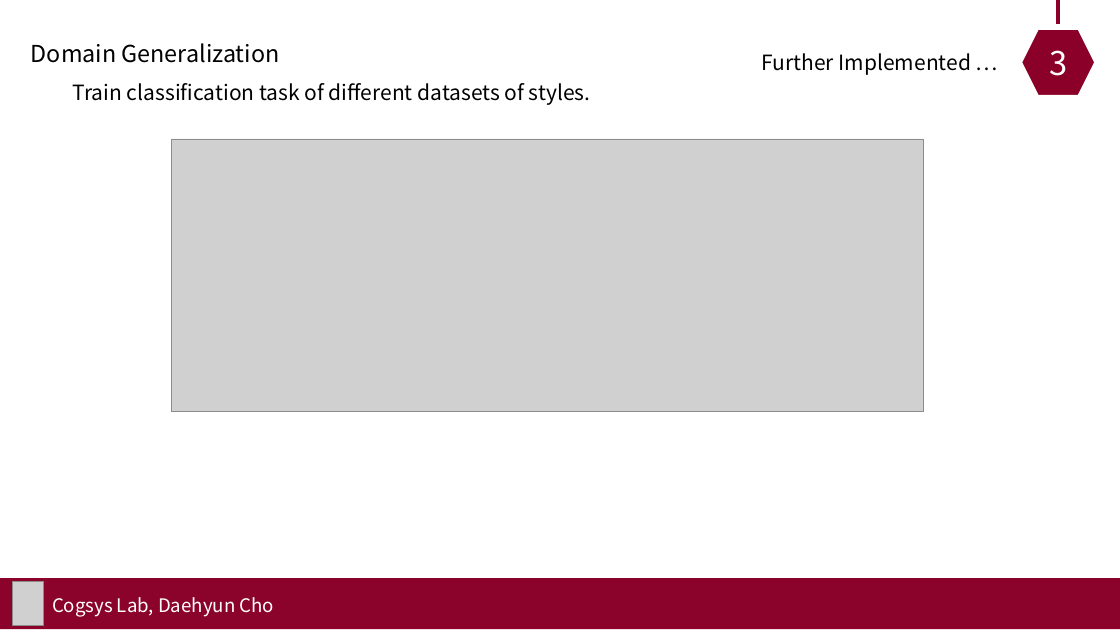
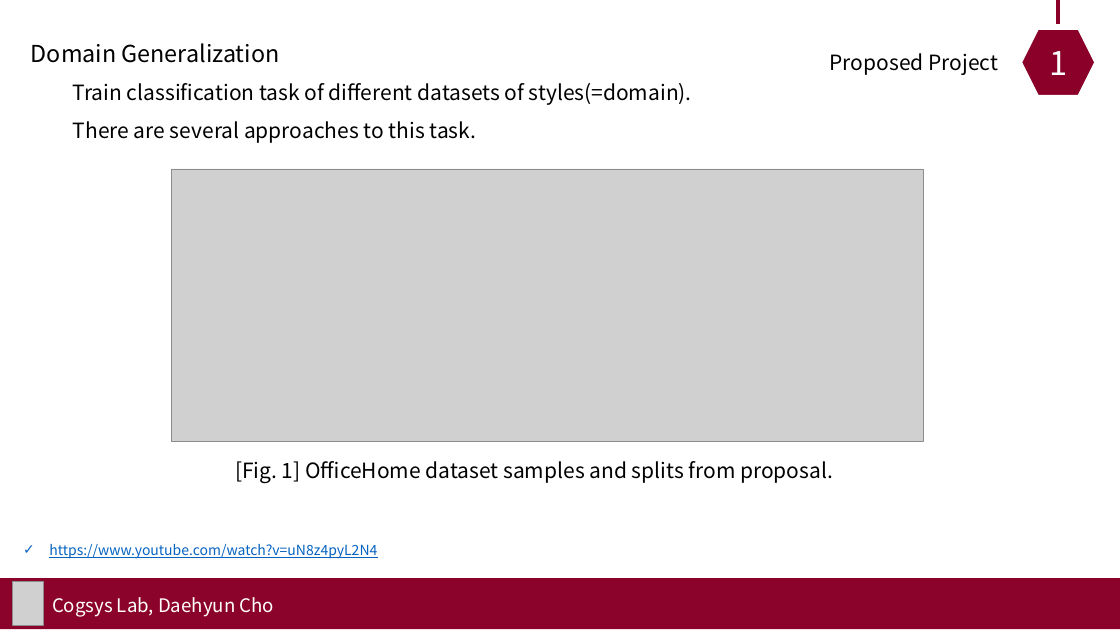
Before and after one commit to 1pha/DomainGeneralization, a slide deck: slide 3 of assets/Project2 Result.pptx. Drawn at 1120x630 pixels with LibreOffice and Linux fonts; fonts in the diff are those of the drawing; grey boxes stand for pictures. Boxes give left, top, right and bottom in pixels: in the first picture for what was removed or moved away, otherwise in the second. Text is boxed around its words. In the diff, an @@ line names an element or a change of style, - is before the commit and + after.

```diff
--- a/assets/Project2 Result.pptx
+++ b/assets/Project2 Result.pptx
@@ text at (x1=830, y1=53, x2=998, y2=75): text changed @@
-Further Implemented …
+Proposed Project
@@ text in hexagon at (x1=1049, y1=51, x2=1067, y2=75): text changed @@
-3
+1
@@ text at (x1=73, y1=83, x2=692, y2=143): text changed @@
-  Train classification task of different datasets of styles.
+  Train classification task of different datasets of styles(=domain).
+  There are several approaches to this task.
@@ picture moved from (x1=171, y1=139, x2=923, y2=412) to (x1=171, y1=169, x2=923, y2=442) @@
@@ text added at (x1=235, y1=461, x2=833, y2=483), 18 pt, text #000000 @@
+[Fig. 1] OfficeHome dataset samples and splits from proposal.
@@ text added at (x1=49, y1=544, x2=377, y2=559), 12 pt, text #0563C1, underline @@
+✓ https://www.youtube.com/watch?v=uN8z4pyL2N4
```
Also in this commit, not shown: 2 other slides changed, 13 slides added, 1 slide removed, 9 other files.
